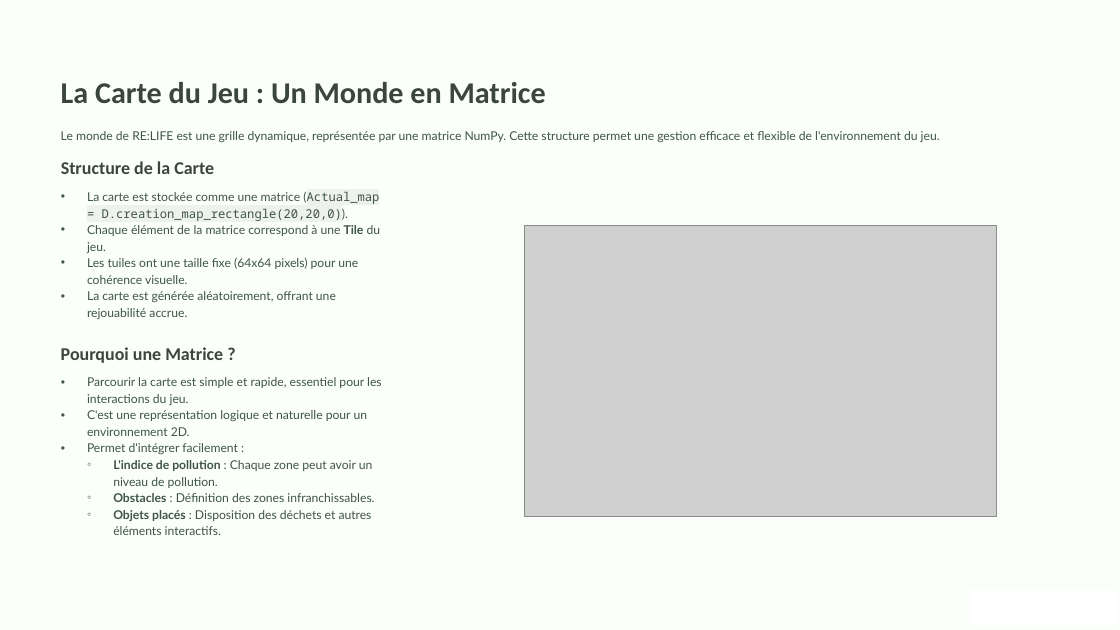
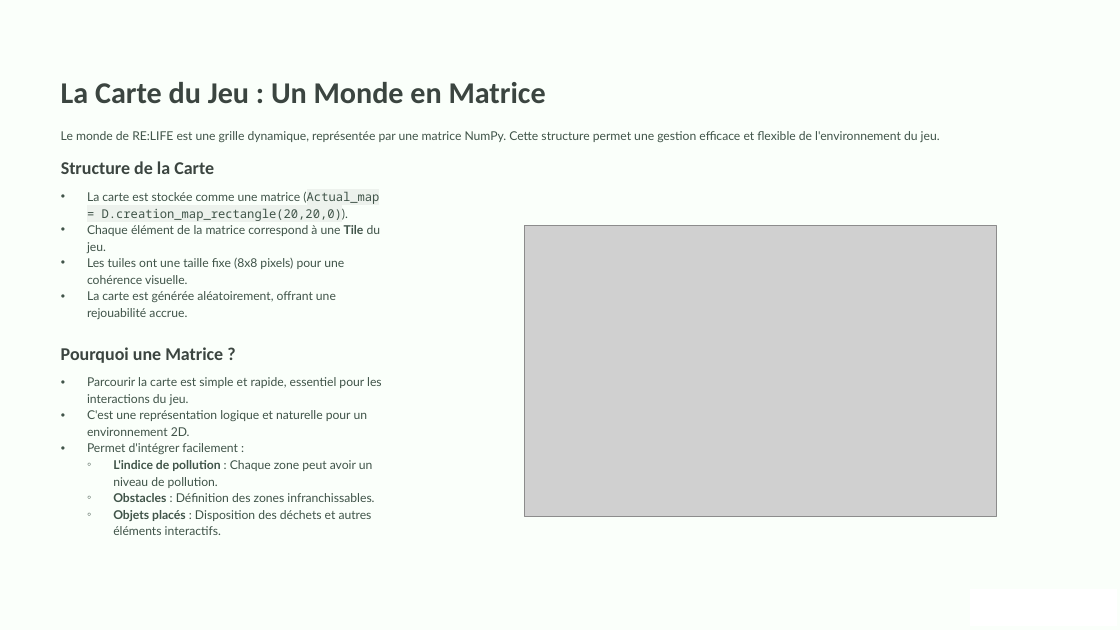
Before and after one commit to Zeussurvival/2025_2026_lndb_nsi_t04_projet2_gp_-1, a slide deck: slide 5 of RELIFE-Un-Projet-NSI-pour-lEnvironnement.pptx. Drawn at 1120x630 pixels with LibreOffice and Linux fonts; fonts in the diff are those of the drawing; grey boxes stand for pictures; background and template pictures are left out. Boxes give left, top, right and bottom in pixels: in the first picture for what was removed or moved away, otherwise in the second. Text is boxed around its words. In the diff, an @@ line names an element or a change of style, - is before the commit and + after.

```diff
--- a/RELIFE-Un-Projet-NSI-pour-lEnvironnement.pptx
+++ b/RELIFE-Un-Projet-NSI-pour-lEnvironnement.pptx
@@ text at (87, 258, 344, 284): text changed @@
-• Les tuiles ont une taille fixe (64x64 pixels) pour une cohérence visuelle.
+• Les tuiles ont une taille fixe (8x8 pixels) pour une cohérence visuelle.
```
Also in this commit, not shown: 2 other slides changed, 1 other file.
